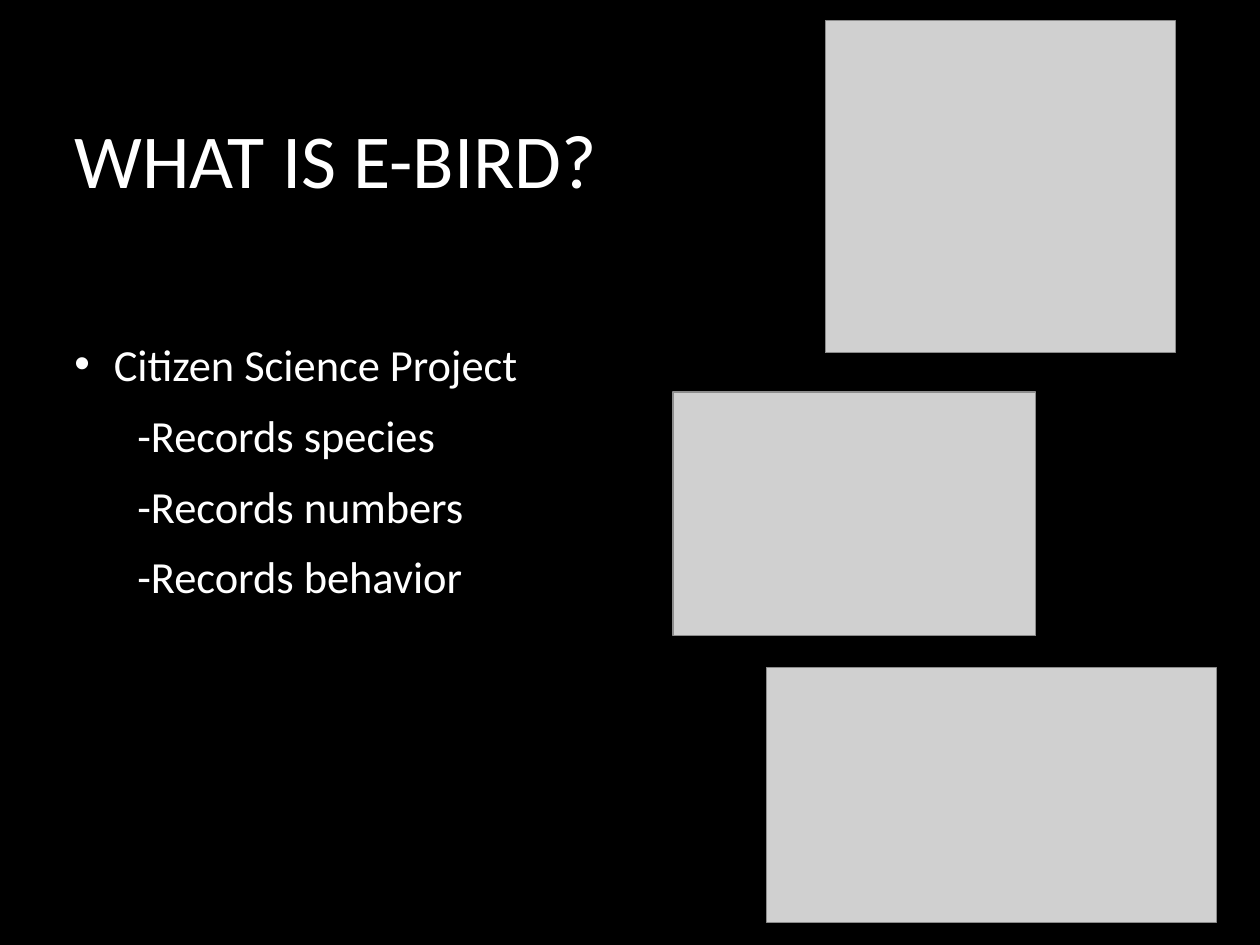
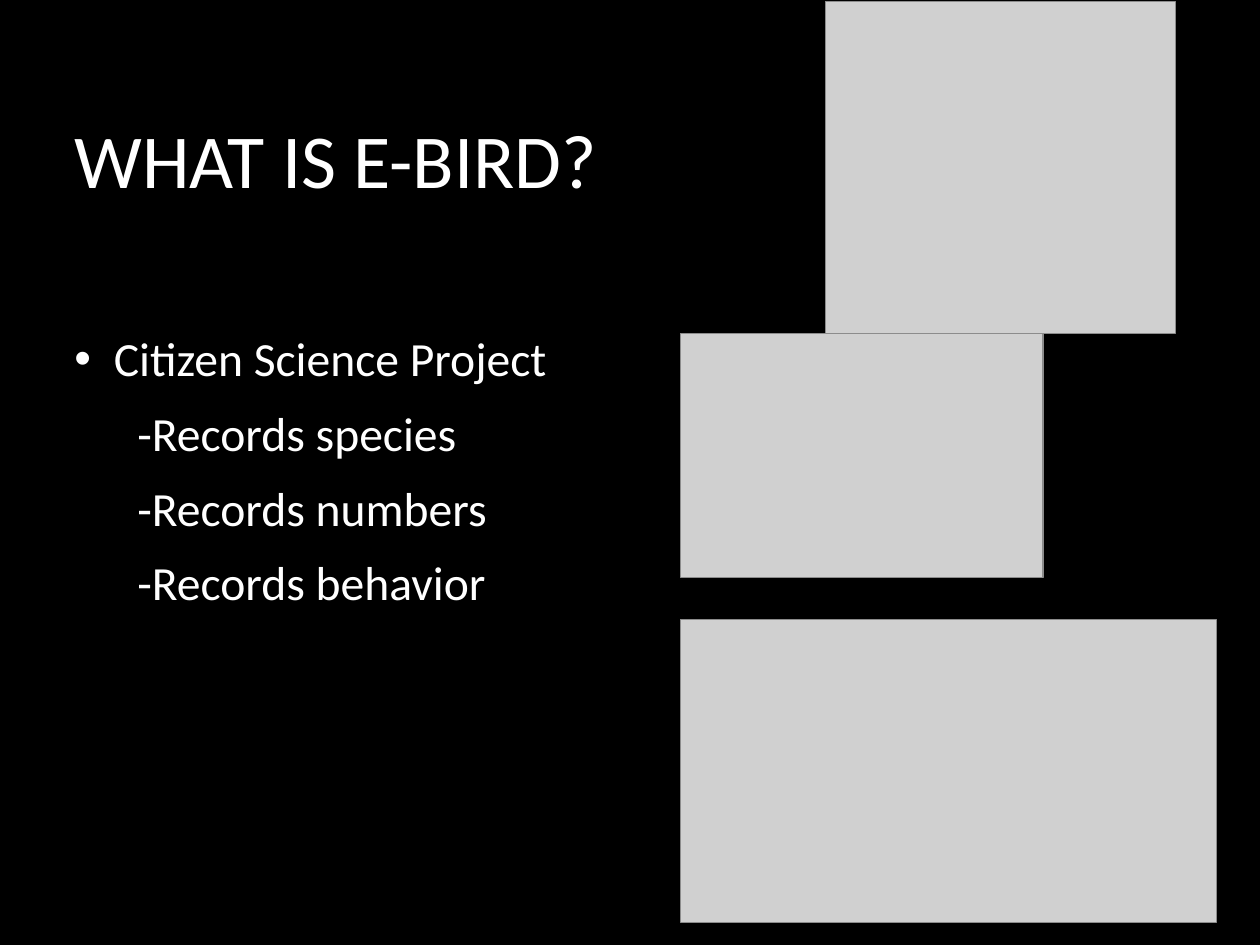
Before and after one commit to qrprat77/https---github.com-qrprat77-Biology_project, a slide deck: slide 5 of Resource/Bio_Presentation.pptx. Drawn at 1260x945 pixels with LibreOffice and Linux fonts; fonts in the diff are those of the drawing; grey boxes stand for pictures; background and template pictures are left out. Boxes give left, top, right and bottom in pixels: in the first picture for what was removed or moved away, otherwise in the second. Text is boxed around its words. In the diff, an @@ line names an element or a change of style, - is before the commit and + after.

```diff
--- a/Resource/Bio_Presentation.pptx
+++ b/Resource/Bio_Presentation.pptx
@@ picture: place and size @@
-picture at (826,21,1175,353)
+picture at (826,1,1175,334)
@@ text "Citizen Science Project" at (114,343,547,601): size 28 to 30 pt @@
@@ picture: place and size @@
-picture at (673,392,1036,636)
+picture at (680,334,1043,577)
@@ picture: place and size @@
-picture at (766,668,1217,922)
+picture at (680,620,1217,923)
```
Also in this commit, not shown: 2 other slides changed.
